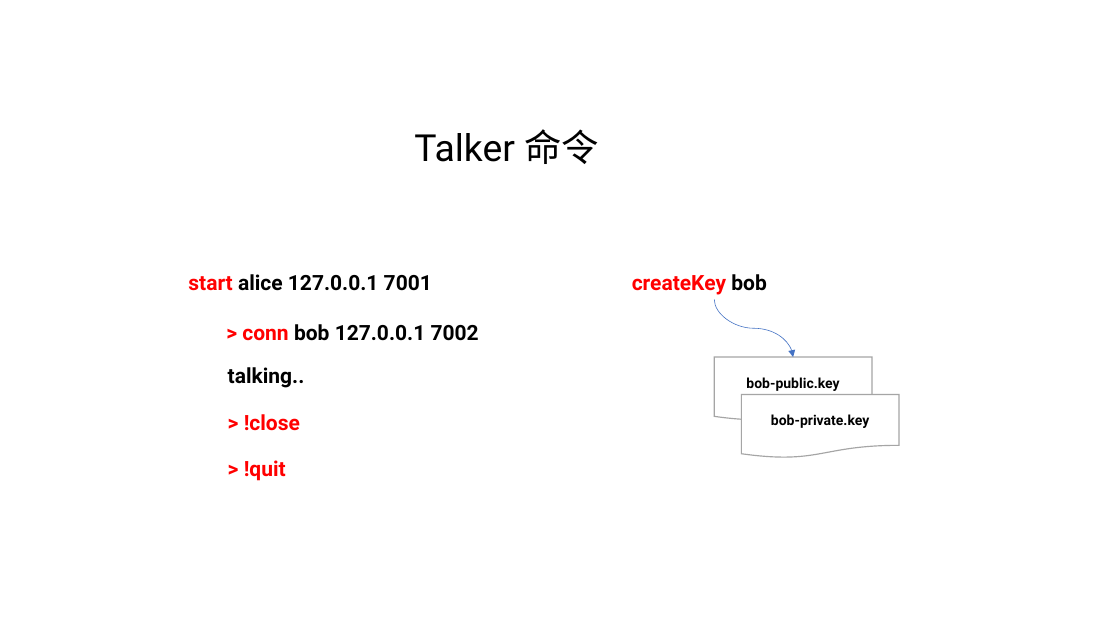
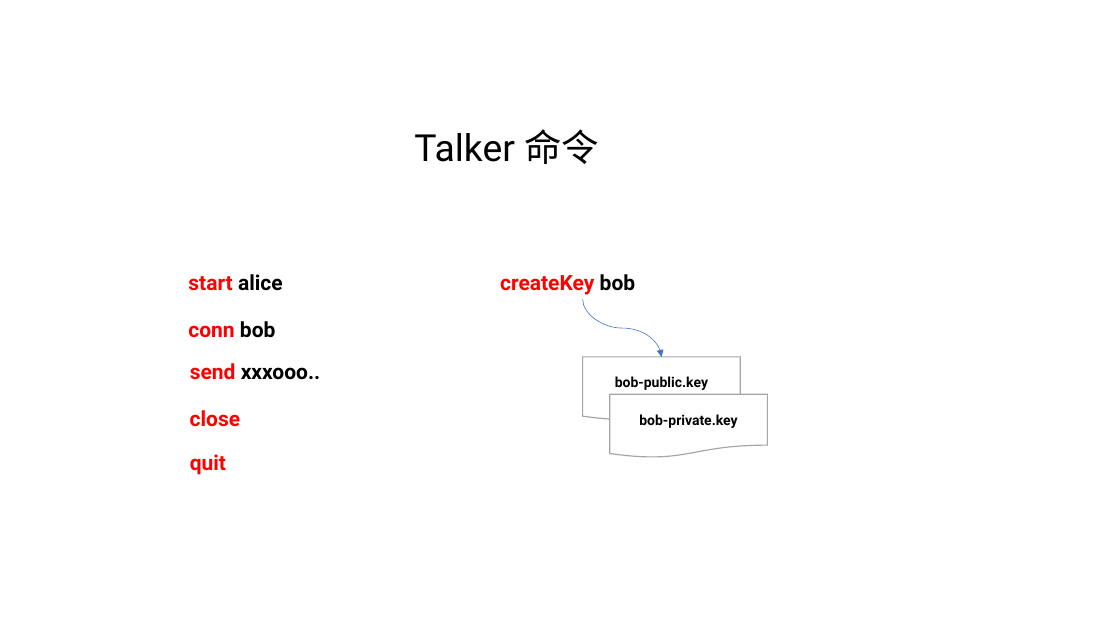
Before and after one commit to IsablleD/SummerRain, a slide deck: slide 6 of PrettyTalker/Alice-and-Bob-Story.pptx. Drawn at 1120x630 pixels with LibreOffice and Linux fonts; fonts in the diff are those of the drawing. Boxes give left, top, right and bottom in pixels: in the first picture for what was removed or moved away, otherwise in the second. Text is boxed around its words. In the diff, an @@ line names an element or a change of style, - is before the commit and + after.

Commit message:
bob and alice screen logged

```diff
--- a/PrettyTalker/Alice-and-Bob-Story.pptx
+++ b/PrettyTalker/Alice-and-Bob-Story.pptx
@@ text at [188,274,283,291]: text changed; text colour #000000 to #FF0000 @@
-start alice 127.0.0.1 7001
+start alice
@@ 2 flow chart documents, 1 text, 1 curved arrow: place and size @@
-2 flow chart documents, 1 text, 1 curved arrow at [632,274,900,459]
+2 flow chart documents, 1 text, 1 curved arrow at [500,274,768,458]
@@ text at [188,321,275,338]: text changed; text colour #000000 to #FF0000 @@
-> conn bob 127.0.0.1 7002
+conn bob
@@ text at [190,363,320,380]: text changed @@
-talking..
+send xxxooo..
@@ text at [190,410,241,427]: text changed @@
-> !close
+close
@@ text at [190,454,226,475]: text changed @@
-> !quit
+quit
```
Also in this commit, not shown: 4 other slides changed, 1 slide added, 1 slide removed, 8 other files.
